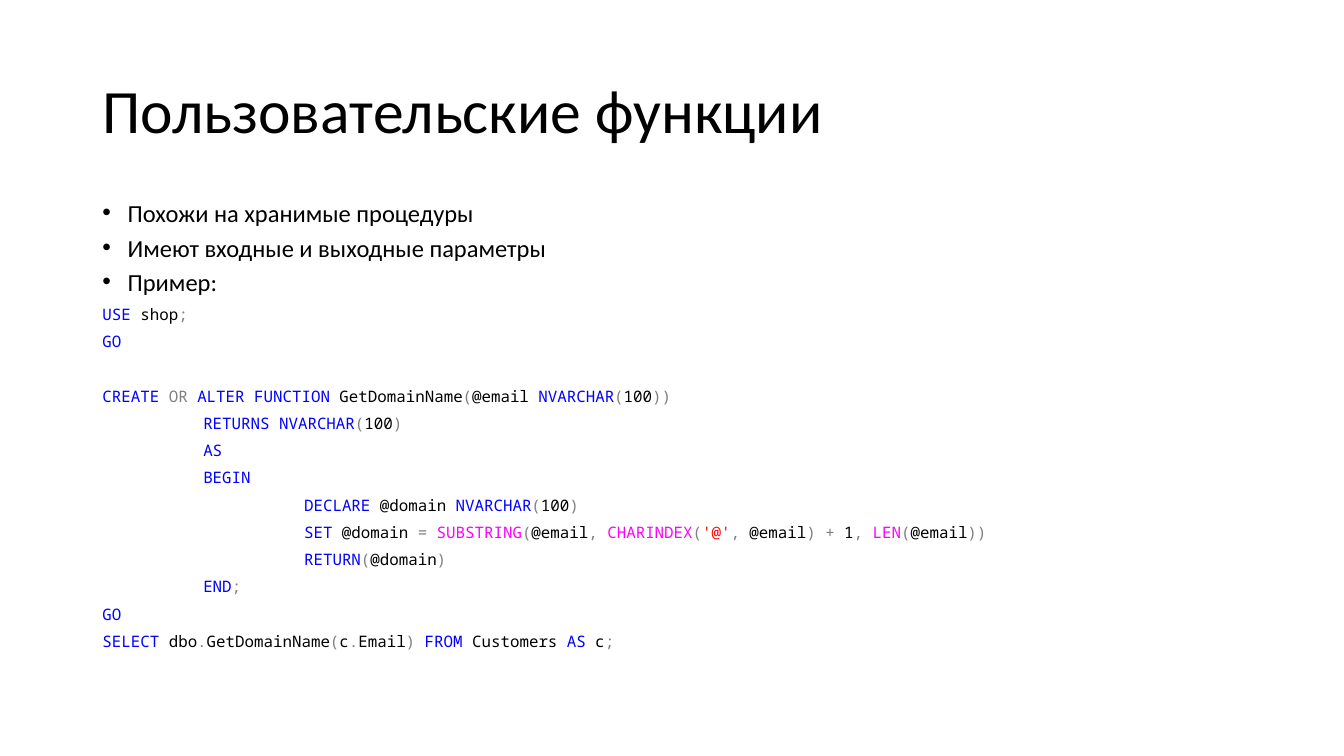
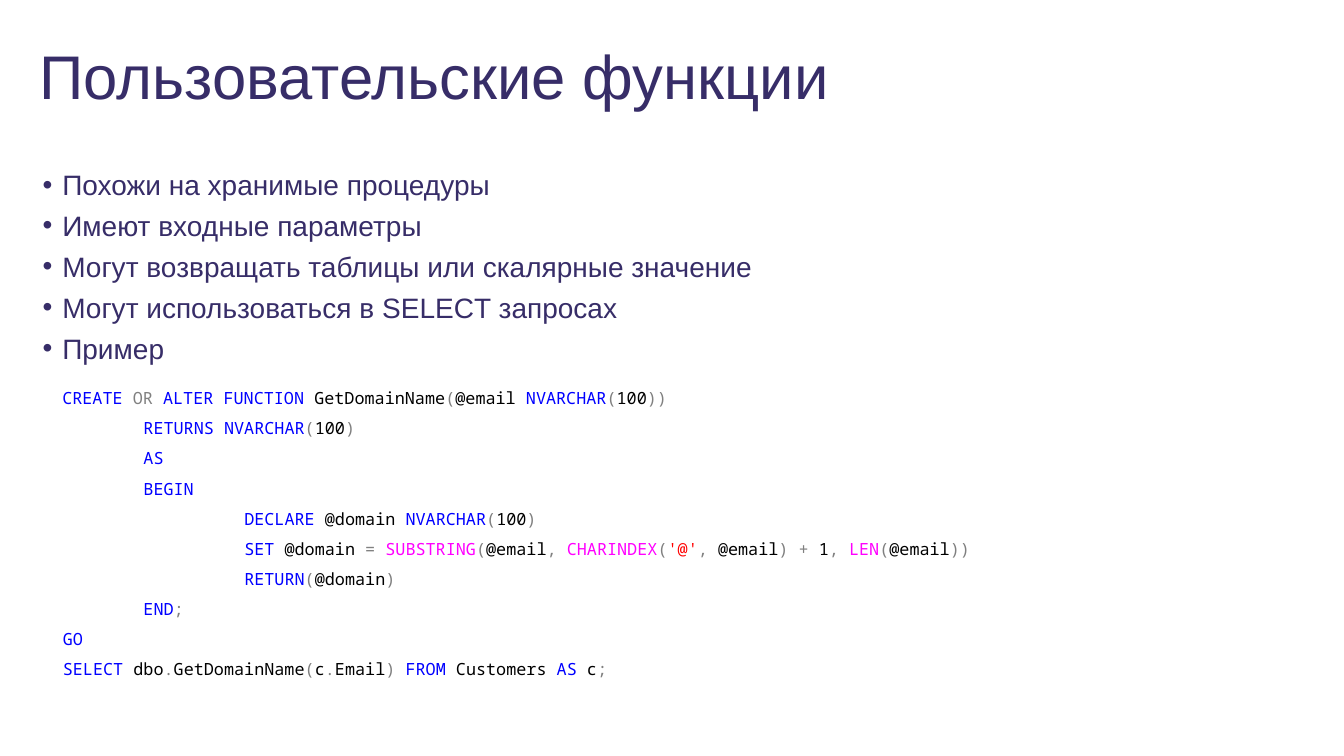
Before and after one commit to dmitriykuptsov/SQL, a slide deck: slide 51 of sql.pptx (slide 50 before the commit). Drawn at 1344x756 pixels with LibreOffice and Linux fonts; fonts in the diff are those of the drawing; background and template pictures are left out. Boxes give left, top, right and bottom in pixels: in the first picture for what was removed or moved away, otherwise in the second. Text is boxed around its words. In the diff, an @@ line names an element or a change of style, - is before the commit and + after.

```diff
--- a/sql.pptx
+++ b/sql.pptx
@@ title "Пользовательские функции": place and size @@
-title "Пользовательские функции" at (102,91,822,143)
+title "Пользовательские функции" at (40,54,829,111)
@@ title "Пользовательские функции" at (40,54,829,111): font Calibri to Arial, text colour #000000 to #372D68; line spacing 0.9 to 1; vertical alignment middle to top @@
@@ text "Похожи на хранимые процедуры": place and size @@
-text "Похожи на хранимые процедуры" at (102,206,987,650)
+text "Похожи на хранимые процедуры" at (62,175,970,678)
@@ text at (62,175,970,678): size 17.5 to 20 pt, font Calibri to Arial, text colour #000000 to #372D68 in "Похожи на хранимые процедуры"; size 11.2 to 12 pt in "RETURNS NVARCHAR(100)", "AS", "BEGIN", "DECLARE @domain NVARCHAR(100)" and 5 more places; indent changed; line spacing 0.7 to 0.8 @@
@@ text at (62,216,751,407): text changed; size 11.2 to 20 pt; font Noto Sans Mono to Arial; text colour #000000 to #372D68 @@
-• Имеют входные и выходные параметры
-• Пример:
-USE shop;
-GO
-CREATE OR ALTER FUNCTION GetDomainName(@email NVARCHAR(100))
+• Имеют входные параметры
+• Могут возвращать таблицы или скалярные значение
+• Могут использоваться в SELECT запросах
+• Пример
+  CREATE OR ALTER FUNCTION GetDomainName(@email NVARCHAR(100))
```
Also in this commit, not shown: 57 other slides changed, 7 slides added, 7 slides removed, 3 other files.
